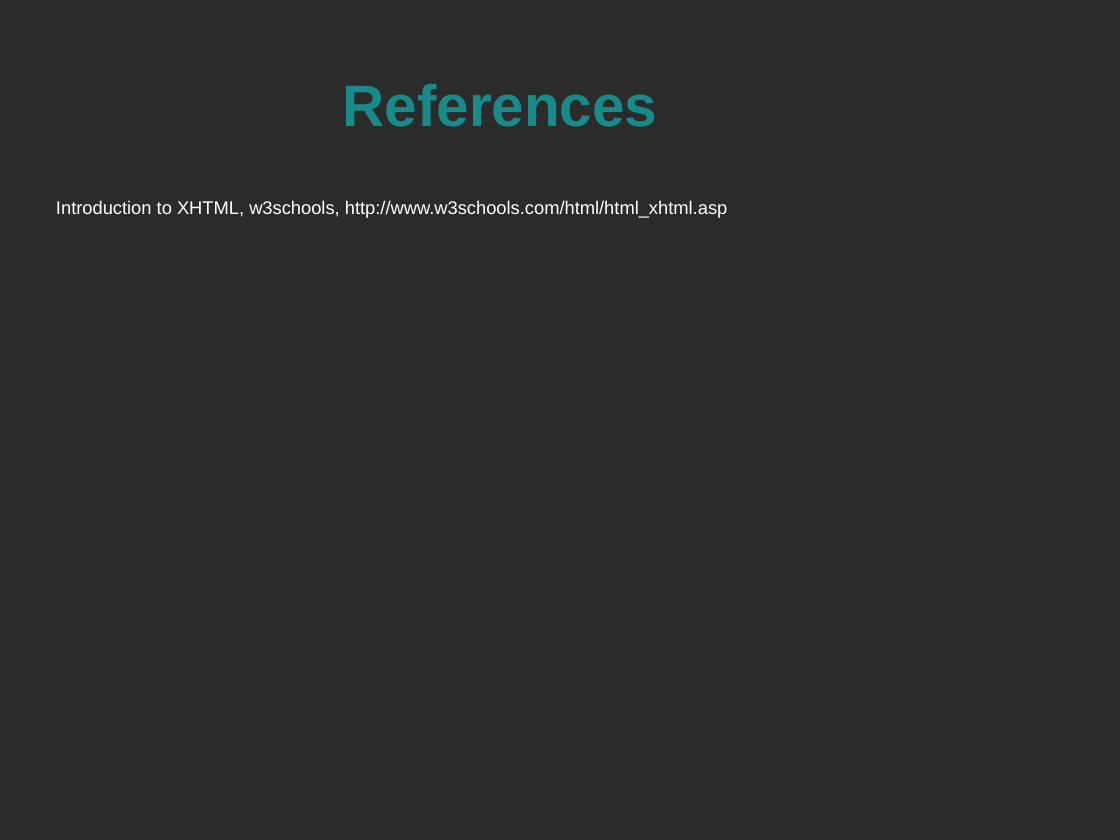
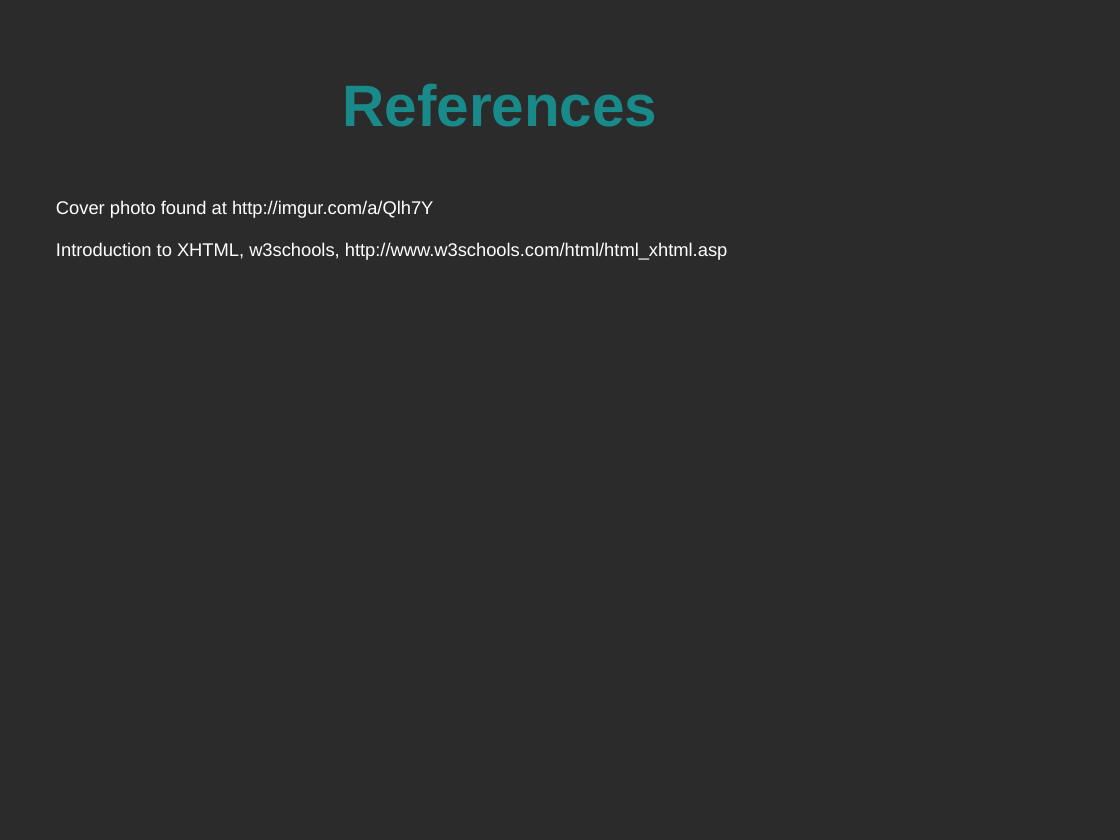
Before and after one commit to spellbindguy/Web-Development, a slide deck: slide 20 of Lectures/01 Introduction/Intro to Web Development.odp. Drawn at 1120x840 pixels with LibreOffice and Linux fonts; fonts in the diff are those of the drawing; background and template pictures are left out; a plain dark background stands for a picture behind light text. Boxes give left, top, right and bottom in pixels: in the first picture for what was removed or moved away, otherwise in the second. Text is boxed around its words. In the diff, an @@ line names an element or a change of style, - is before the commit and + after.

Commit message:
Lecture 1 and 2 slides

```diff
--- a/Lectures/01 Introduction/Intro to Web Development.odp
+++ b/Lectures/01 Introduction/Intro to Web Development.odp
@@ text at (56,200,433,218): paragraph added @@
+Cover photo found at http://imgur.com/a/Qlh7Y
```
Also in this commit, not shown: 1 other slide changed, 1 other file.
